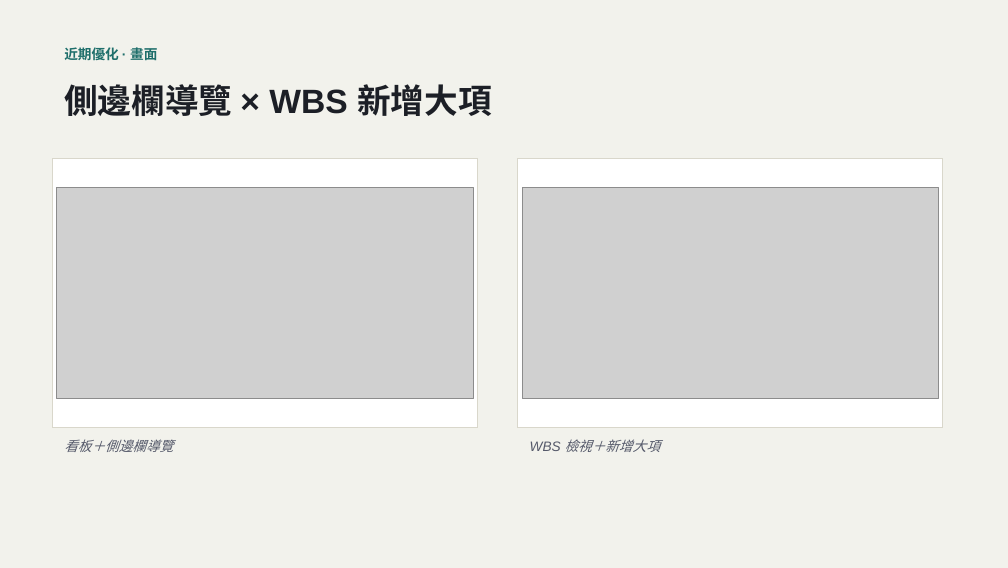
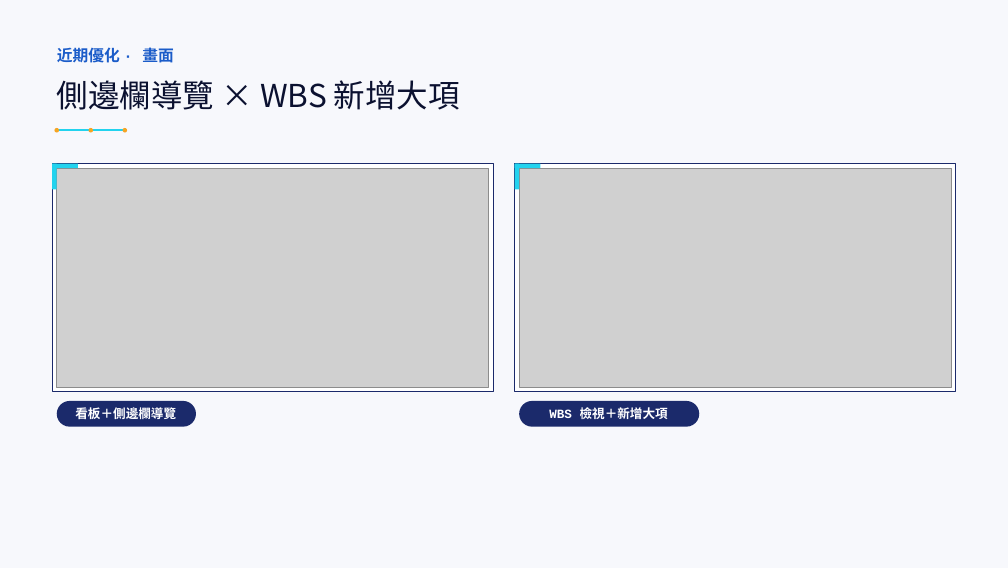
Before and after one commit to LinGaOscar/Spring-MissionBoard, a slide deck: slide 25 of docs/從HTML到SaaS_AI開發技巧回顧.pptx. Drawn at 1008x568 pixels with LibreOffice and Linux fonts; fonts in the diff are those of the drawing; grey boxes stand for pictures. Boxes give left, top, right and bottom in pixels: in the first picture for what was removed or moved away, otherwise in the second. Text is boxed around its words. In the diff, an @@ line names an element or a change of style, - is before the commit and + after.

Commit message:
docs: 簡報全 27 頁視覺重新設計
改用深靛藍／電光青／琥珀黃色系，封面與收尾 Q&A 頁改深色背景。開發歷程頁改時間軸視覺、數字統計頁改 KPI 儀表板風格、開發流程頁改流程圖、SaaS 與重構動機兩頁改左右對照面板。真實對話紀錄兩頁重新核對原始群組圖形裡的逐字內容，避免上次擷取遺漏。畫面截圖統一加外框與角標。內容全部沿用原文，純視覺改版。

```diff
--- a/docs/從HTML到SaaS_AI開發技巧回顧.pptx
+++ b/docs/從HTML到SaaS_AI開發技巧回顧.pptx
@@ background #F2F2EC to #F7F8FC @@
@@ text "近期優化 · 畫面" at (57, 45, 174, 66): size 13 to 15 pt, font Arial to Courier New, text colour #1F6F6B to #1B5CC9 @@
@@ text "側邊欄導覽 × WBS 新增大項" at (57, 80, 460, 110): size 32 to 30 pt, font Arial to Noto Sans CJK SC, text colour #1C1F26 to #0B1130, bold off @@
@@ ellipse added at (54, 128, 59, 132), fill #F5A524 @@
@@ line added from (57, 130) to (125, 130), #22D3EE 1.5 pt @@
@@ ellipse added at (89, 128, 93, 132), fill #F5A524 @@
@@ ellipse added at (123, 128, 127, 132), fill #F5A524 @@
@@ rectangle at (52, 163, 493, 391): outline #D9D7CB 0.75 pt to #1B2A6B 1.25 pt @@
@@ rectangle: place and size @@
-rectangle at (52, 158, 478, 428)
+rectangle at (52, 163, 493, 391)
@@ rectangle added at (52, 163, 78, 168), fill #22D3EE @@
@@ rectangle added at (52, 163, 57, 189), fill #22D3EE @@
@@ picture: place and size @@
-picture at (57, 187, 473, 398)
+picture at (57, 168, 489, 387)
@@ rectangle: place and size @@
-rectangle at (518, 158, 943, 428)
+rectangle at (515, 163, 956, 391)
@@ rectangle at (515, 163, 956, 391): outline #D9D7CB 0.75 pt to #1B2A6B 1.25 pt @@
@@ rectangle added at (515, 163, 540, 168), fill #22D3EE @@
@@ rectangle added at (515, 163, 519, 189), fill #22D3EE @@
@@ picture: place and size @@
-picture at (522, 187, 938, 398)
+picture at (519, 168, 951, 387)
@@ rounded rectangle added at (57, 400, 196, 426), fill #1B2A6B @@
@@ text "看板＋側邊欄導覽": place and size @@
-text "看板＋側邊欄導覽" at (64, 439, 173, 452)
+text "看板＋側邊欄導覽" at (75, 407, 176, 419)
@@ text "看板＋側邊欄導覽" at (75, 407, 176, 419): size 13 to 12 pt, font Arial to Courier New, text colour #55596A to #FFFFFF, bold on, italic off; alignment left to centre; vertical alignment top to middle @@
@@ rounded rectangle added at (519, 400, 699, 426), fill #1B2A6B @@
@@ text "WBS 檢視＋新增大項" at (549, 407, 668, 419): size 13 to 12 pt, font Arial to Courier New, text colour #55596A to #FFFFFF, bold on, italic off; alignment left to centre; vertical alignment top to middle @@
@@ text "WBS 檢視＋新增大項": place and size @@
-text "WBS 檢視＋新增大項" at (530, 439, 660, 452)
+text "WBS 檢視＋新增大項" at (549, 407, 668, 419)
```
Also in this commit, not shown: 26 other slides changed.
